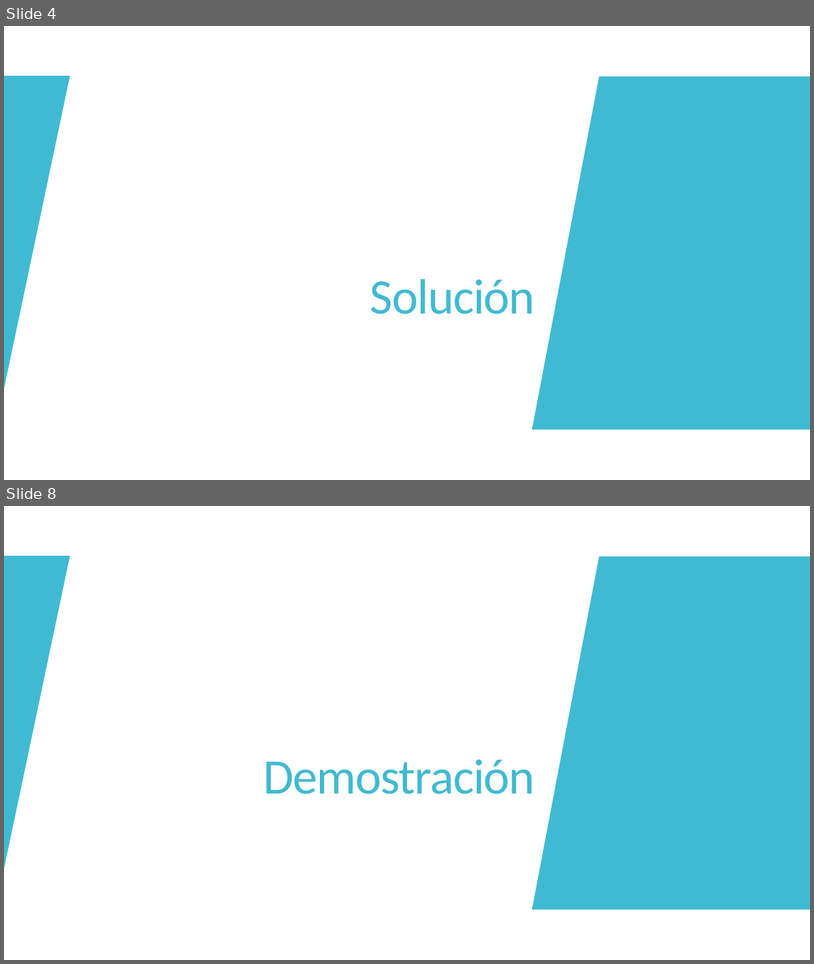
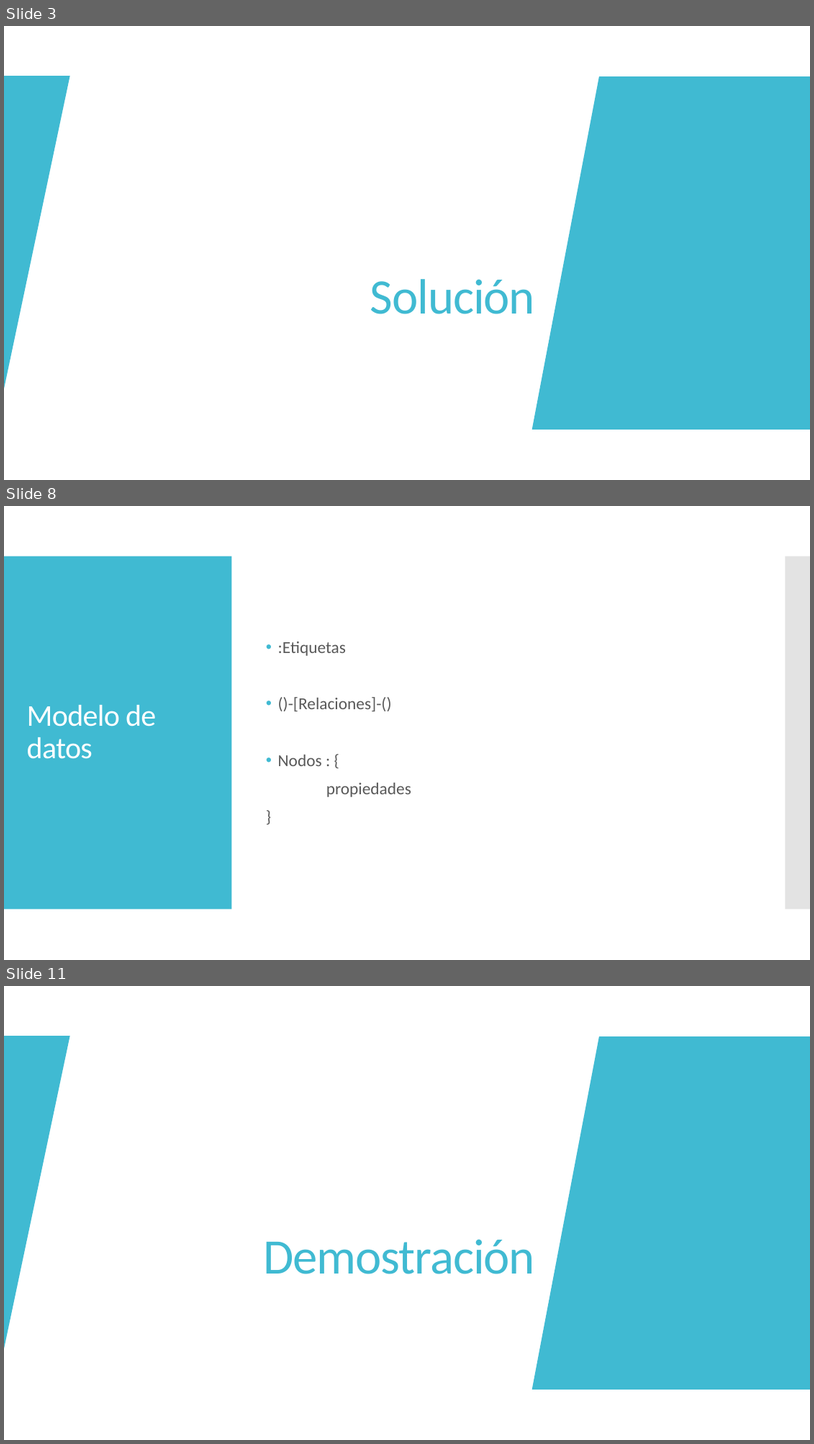
Before and after one commit to JuanCasado/ADVANCED_DATABASES, a slide deck: PRESENTATION/neo4j.pptx. Shown one above the other, each under a label of ours: slides 4 and 8 before the commit, slides 3, 8 and 11 after it; the slides between them are not shown. The pictures are 814x964 and 814x1444 pixels, drawn with LibreOffice and Linux fonts; fonts in the diff are those of the drawing. Boxes give left, top, right and bottom in pixels: in the first picture for what was removed or moved away, otherwise in the second. Text is boxed around its words. In the diff, an @@ line names an element or a change of style, - is before the commit and + after.

```diff
--- a/PRESENTATION/neo4j.pptx
+++ b/PRESENTATION/neo4j.pptx
@@ slide 8 added at (4, 506, 810, 960), background #FFFFFF; not listed: 2 template elements that a slide beside it also shows @@
@@ text added at (278, 641, 412, 797), 20 pt, text #595959 @@
+• :Etiquetas
+• ()-[Relaciones]-()
+• Nodos : {
+propiedades
+}
@@ title added at (27, 705, 156, 759), 36 pt, text #FFFFFF @@
+Modelo de datos
@@ what was slide 4 is now slide 3 @@
@@ what was slide 8 is now slide 11 @@
```
Also in this commit, not shown: 2 slides changed, 6 other slides added, 4 slides removed, 9 other files.
